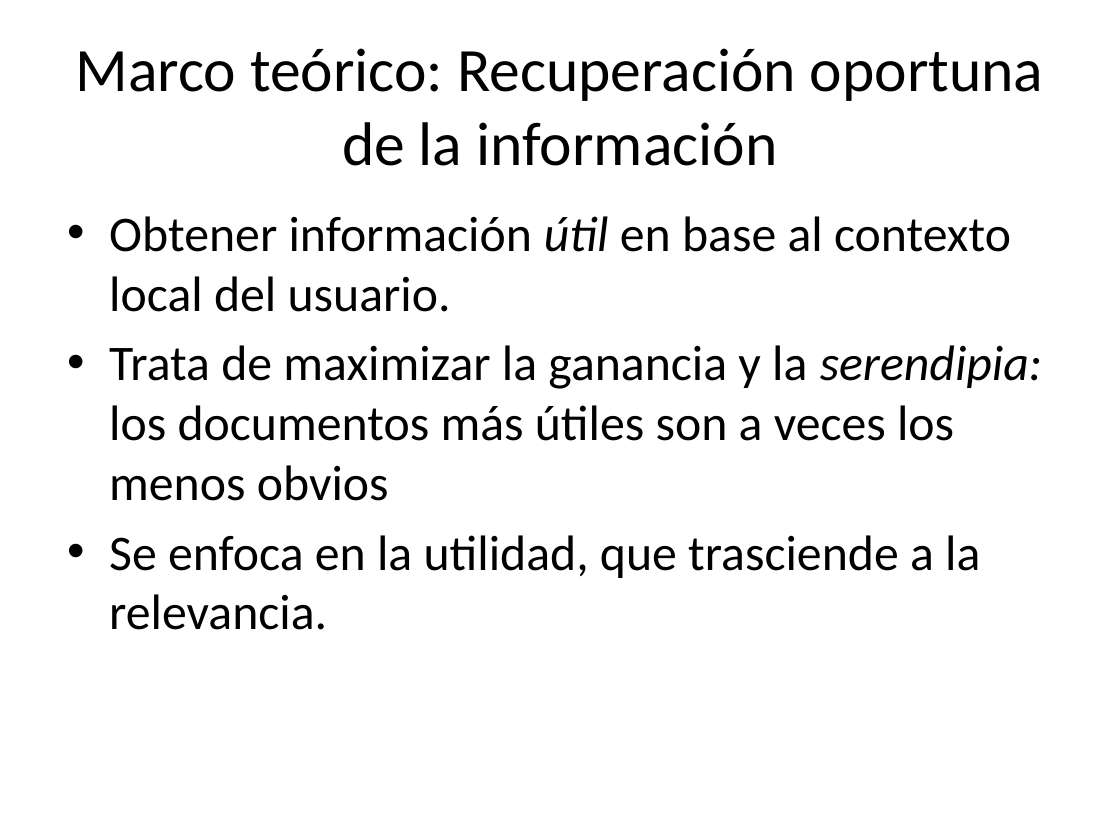
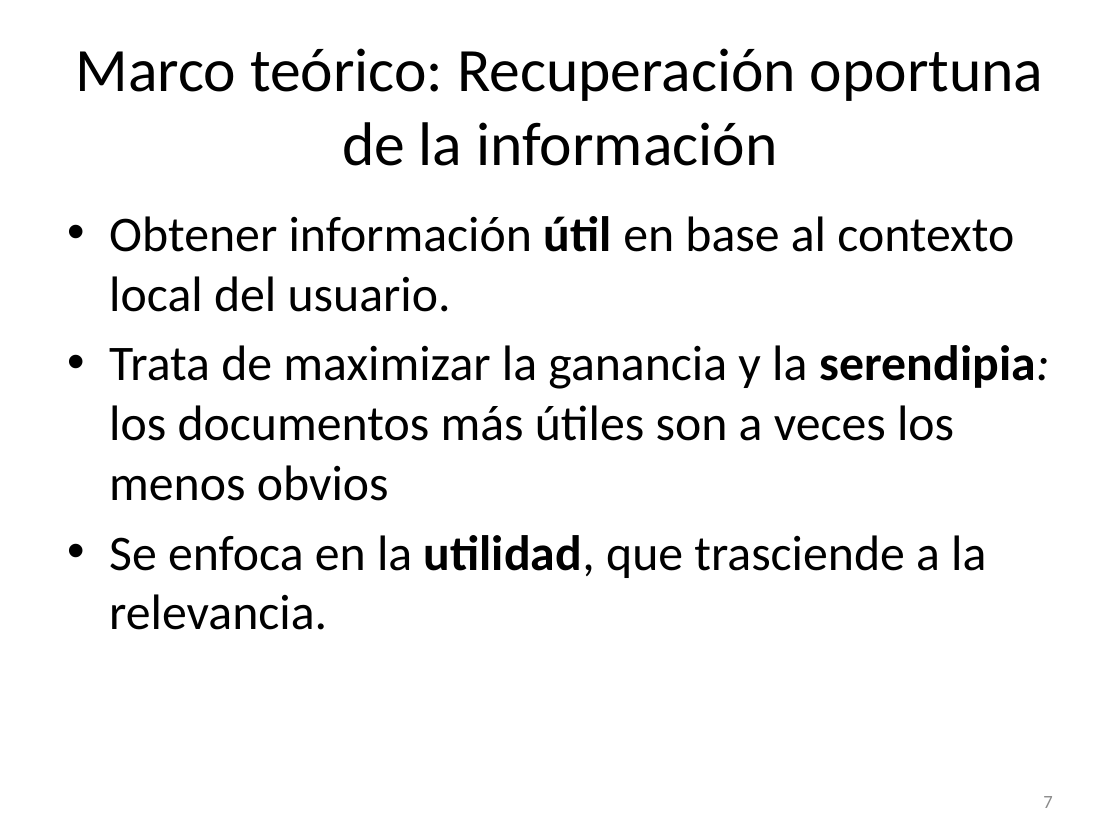
Before and after one commit to lfborjas/Lebrixen, a slide deck: slide 7 of Expo.pptx. Drawn at 1120x840 pixels with LibreOffice and Linux fonts; fonts in the diff are those of the drawing. Boxes give left, top, right and bottom in pixels: in the first picture for what was removed or moved away, otherwise in the second. Text is boxed around its words. In the diff, an @@ line names an element or a change of style, - is before the commit and + after.

```diff
--- a/Expo.pptx
+++ b/Expo.pptx
@@ text "Obtener información útil en base ..." at [109, 216, 1050, 630]: bold on in "útil", "serendipia:", "utilidad,"; italic off in "útil", "serendipia:" @@
@@ page number added at [1043, 796, 1052, 808], 12 pt, text #8C8C8C @@
+7
```
Also in this commit, not shown: 14 other slides changed, 1 slide added, 1 slide removed, 1 other file.
